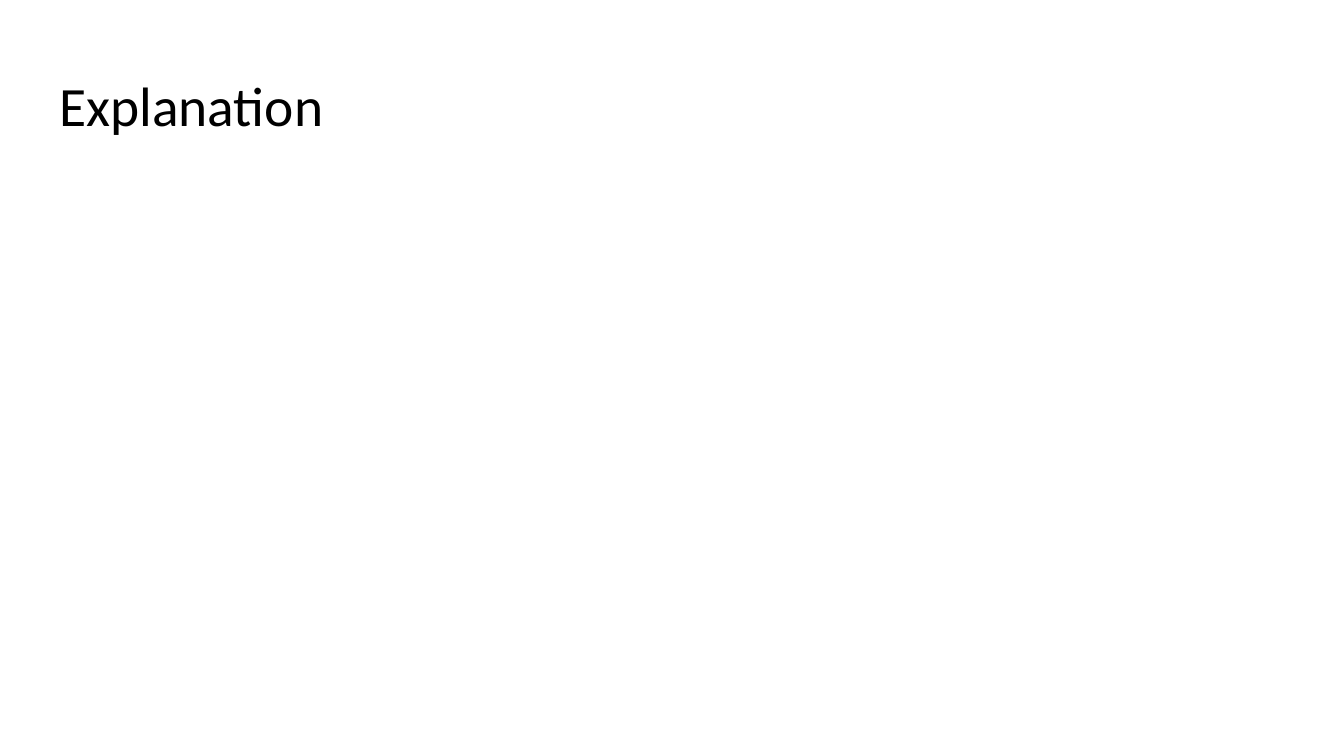
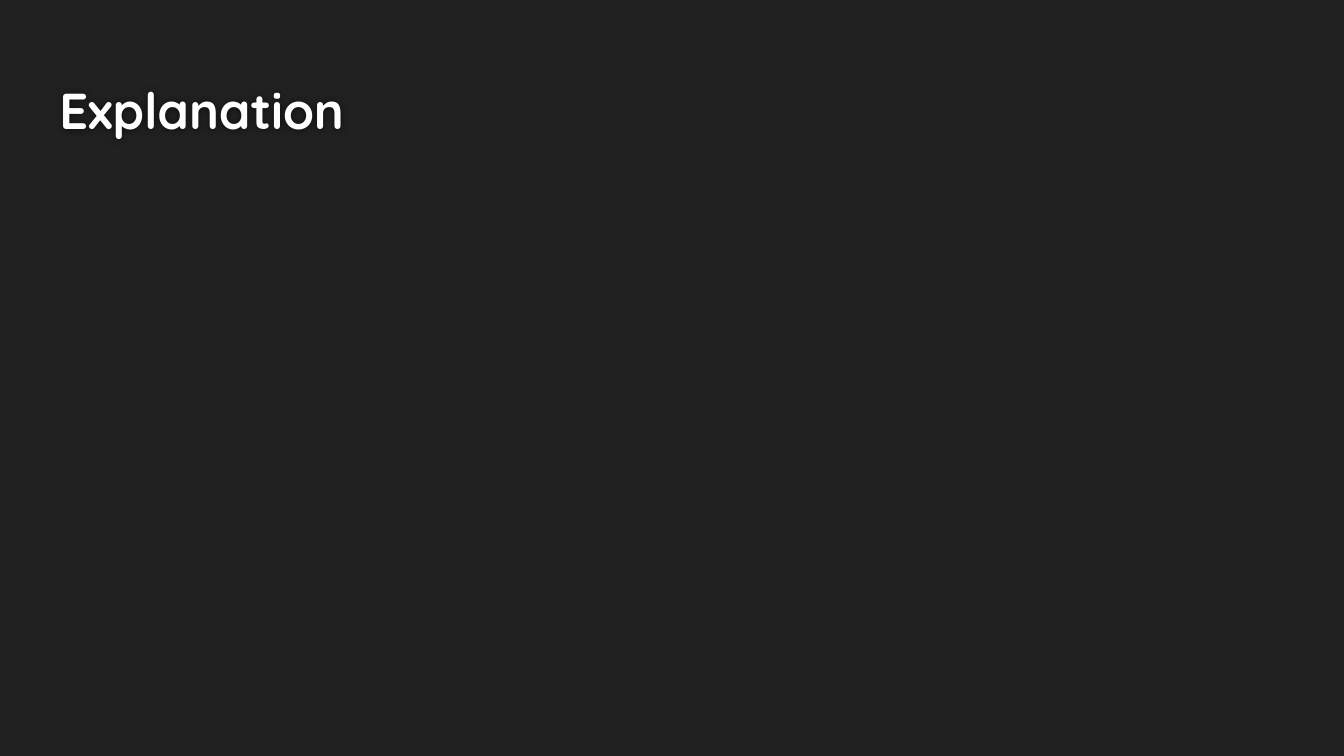
Before and after one commit to andrew-pa/fluidynm, a slide deck: slide 3 of Navier Stokes Presentation.pptx (slide 4 before the commit). Drawn at 1344x756 pixels with LibreOffice and Linux fonts; fonts in the diff are those of the drawing; grey boxes stand for pictures. Boxes give left, top, right and bottom in pixels: in the first picture for what was removed or moved away, otherwise in the second. Text is boxed around its words. In the diff, an @@ line names an element or a change of style, - is before the commit and + after.

```diff
--- a/Navier Stokes Presentation.pptx
+++ b/Navier Stokes Presentation.pptx
@@ background #FFFFFF to #212121 @@
@@ title "Explanation" at (x1=59, y1=91, x2=344, y2=139): size 29.7 to 27 pt, font Calibri to Quicksand, text colour #000000 to #FEFEFE, bold on; line spacing 0.9 to 1 @@
```
Also in this commit, not shown: 9 other slides changed, 1 slide added, 1 other file.
